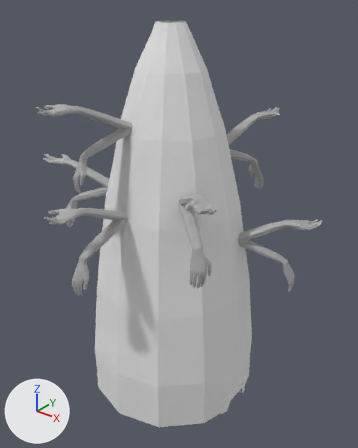
One commit to the FBX model Assets/Models/Environement/Furnace 3.fbx: the scene before it, then after it.
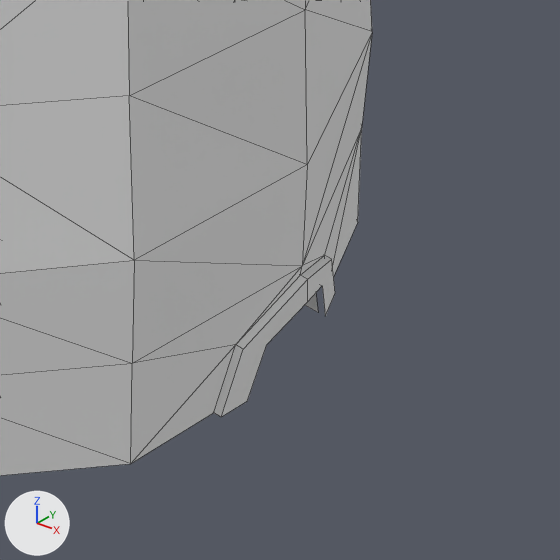
Old and new are each drawn whole from a 50 mm lens placed at (24.5, -29.4, 34.3), pointed at (0.2, 0.9, 15.5) and again close up on the part from 50% to 81% of the width and 74% to 99% of the height. Every picture has the same lights, and +X, +Y and +Z are marked at lower left. The first two pictures are the older version. The close-ups show mesh edges as thin lines. Where no turn or scale is listed for an object, it has been applied to the vertices.

Before the edit, the objects in view are built like this:
```python
me_circle_001 = bpy.data.meshes.new('Circle.001')
me_circle_001.from_pydata(...)  # 160 vertices, 292 faces; spans x -7.5..7.5, y -7.5..7.5, z 0.0..31.9
me_circle_001.materials.append(mat_stone_small)  # its picture is missing
me_circle_006 = bpy.data.meshes.new('Circle.006')
me_circle_006.from_pydata(...)  # 69 vertices, 88 faces; spans x -7.18..6.12, y -7.03..6.75, z -1.01..11.07
me_circle_006.materials.append(mat_coal)  # picture img_coal_png
me_circle_010 = bpy.data.meshes.new('Circle.010')
me_circle_010.from_pydata(...)  # 15 vertices, 6 faces; spans x 6.77..7.64, y -1.89..1.91, z -0.01..2.09
me_circle_010.materials.append(mat_stone_stacked)  # its picture is missing
ob_circle_001 = bpy.data.objects.new('Circle.001', me_circle_001)
ob_circle_001.location = (0.16, 0.02, 0.01)
ob_circle_005 = bpy.data.objects.new('Circle.005', me_circle_010)
ob_circle_005.location = (0.16, 0.02, 0.01)
ob_circle_006 = bpy.data.objects.new('Circle.006', me_circle_006)
ob_circle_006.location = (0.16, 0.02, 0.01)
```
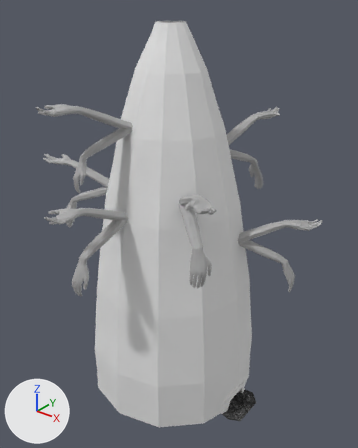
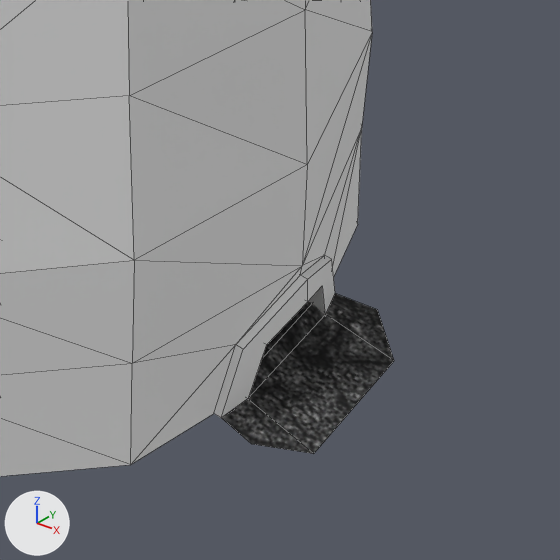
Boxes [x1, y1, x2, y2] around the edits, measured in the close-ups (560 x 560 px):
'Circle.006', reshaped (not visible before)
    after: [222, 293, 394, 454]

The change, as a list of edits to the scene's bpy script:
```text
Change me_circle_006:
    used by ob_circle_006; location = (0.16, 0.02, 0.01)
    remove me_circle_006.from_pydata(...)  # 69 vertices, 88 faces; spans x -7.18..6.12, y -7.03..6.75, z -1.01..11.07
    add me_circle_006.from_pydata(...)  # 79 vertices, 95 faces; spans x -7.18..8.84, y -7.03..6.75, z -0.01..11.07
    me_circle_006 part 1
    1 vertex is removed from x 6.1, y 3.58, z -0.87
    1 face is deleted
    4 vertices move from x 2.63..4.99, y -1.88..2.71, z -1.01..0.03 to x 2.63..4.99, y -1.88..2.71, z -0.01..0.2
    11 vertices are added at x 6.1..8.84, y -2.04..3.58, z -0.01..0.29
    8 new faces join them
```
